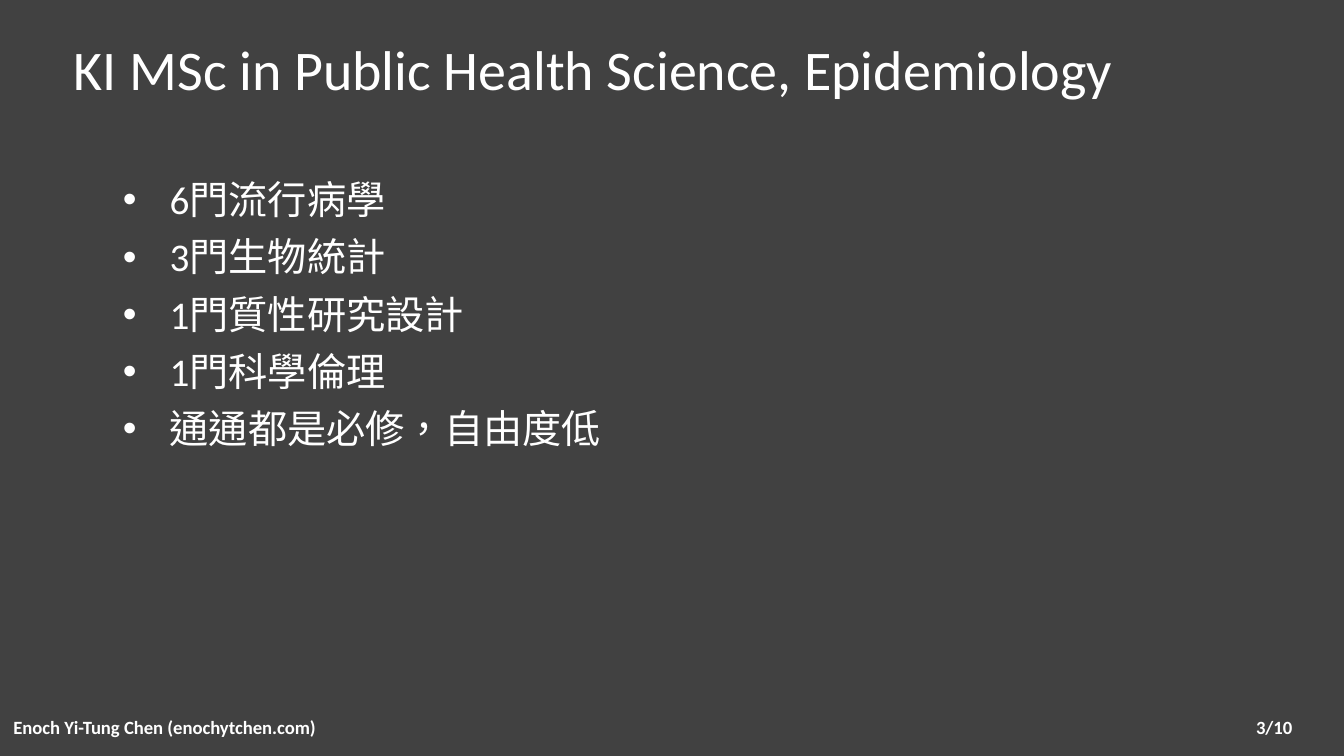
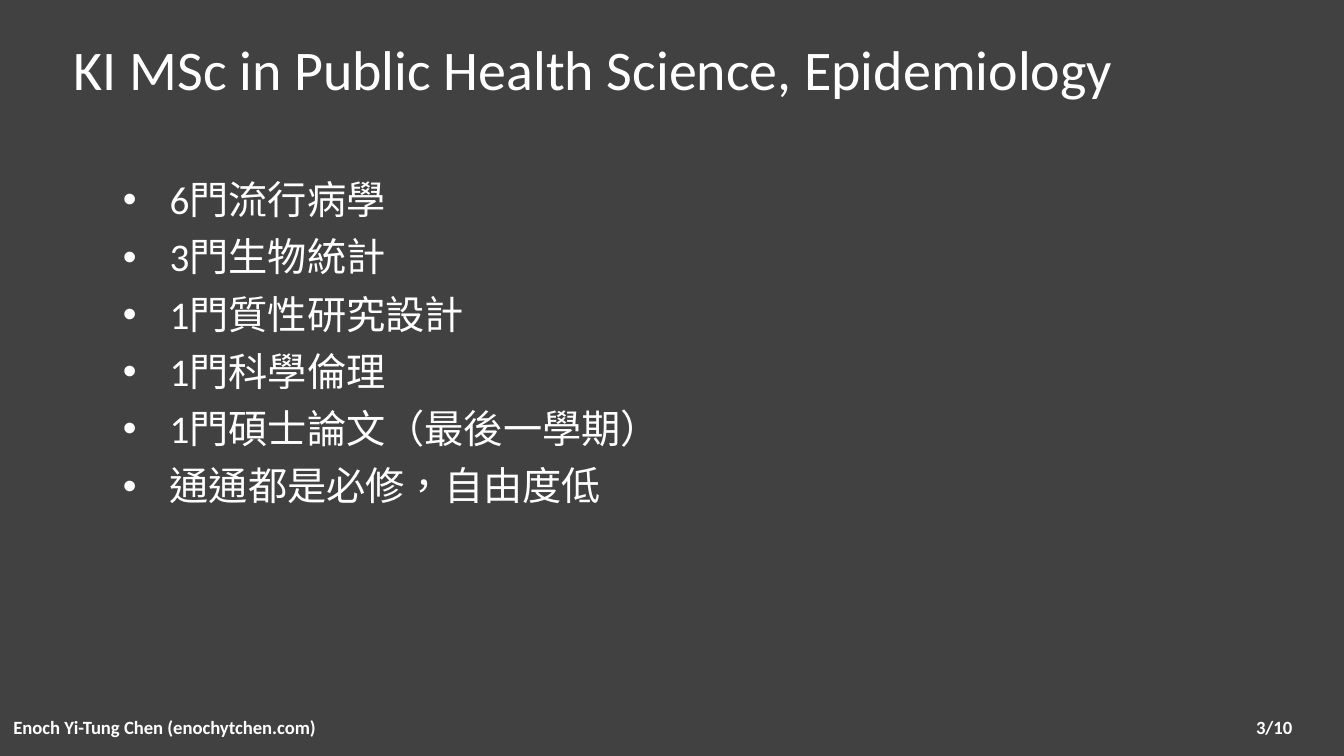
Before and after one commit to enochytchen/enochytchen.github.io, a slide deck: slide 3 of talk/tmu_20210318/TMU_20210318.pptx. Drawn at 1344x756 pixels with LibreOffice and Linux fonts; fonts in the diff are those of the drawing. Boxes give left, top, right and bottom in pixels: in the first picture for what was removed or moved away, otherwise in the second. Text is boxed around its words. In the diff, an @@ line names an element or a change of style, - is before the commit and + after.

```diff
--- a/talk/tmu_20210318/TMU_20210318.pptx
+++ b/talk/tmu_20210318/TMU_20210318.pptx
@@ text at <box>170,410,660,447</box>: paragraph added @@
+• 1門碩士論文（最後一學期）
```
Also in this commit, not shown: 2 other slides changed, 7 other files.
